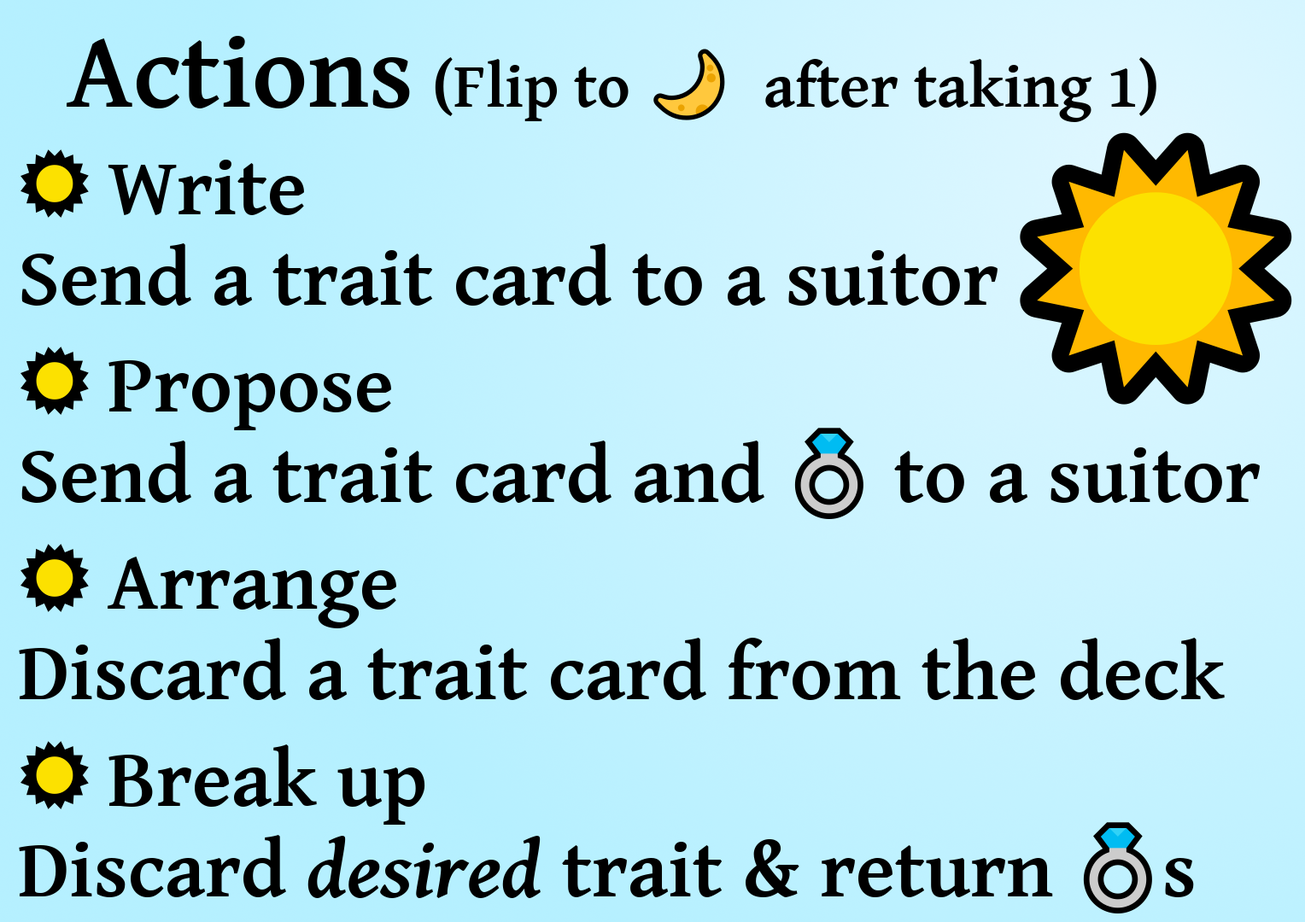
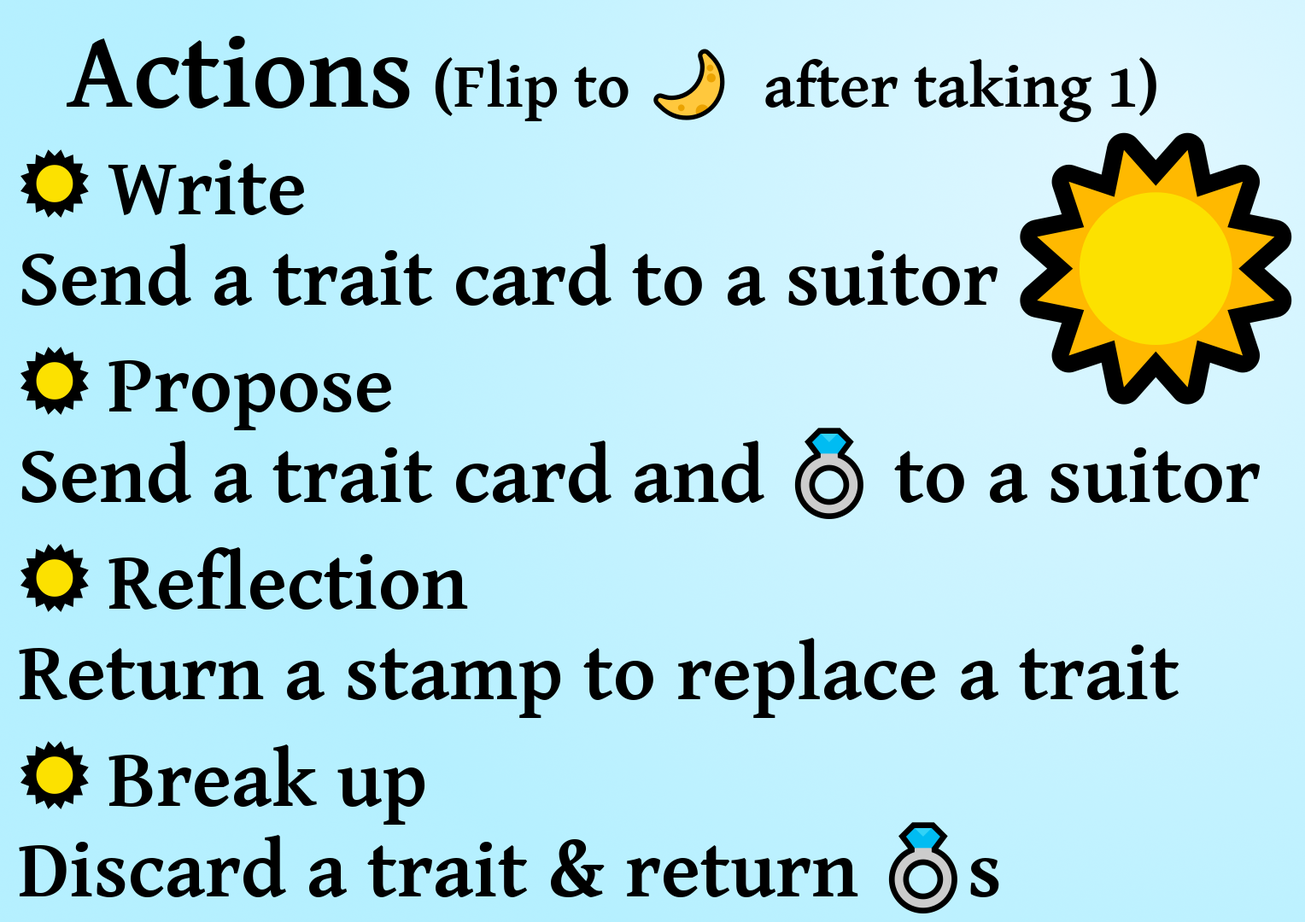
Revision of a layered 1305px x 922px image; what changed, layer by layer:
painted on "🌣 Write ..." over box(19, 547, 1225, 914)
